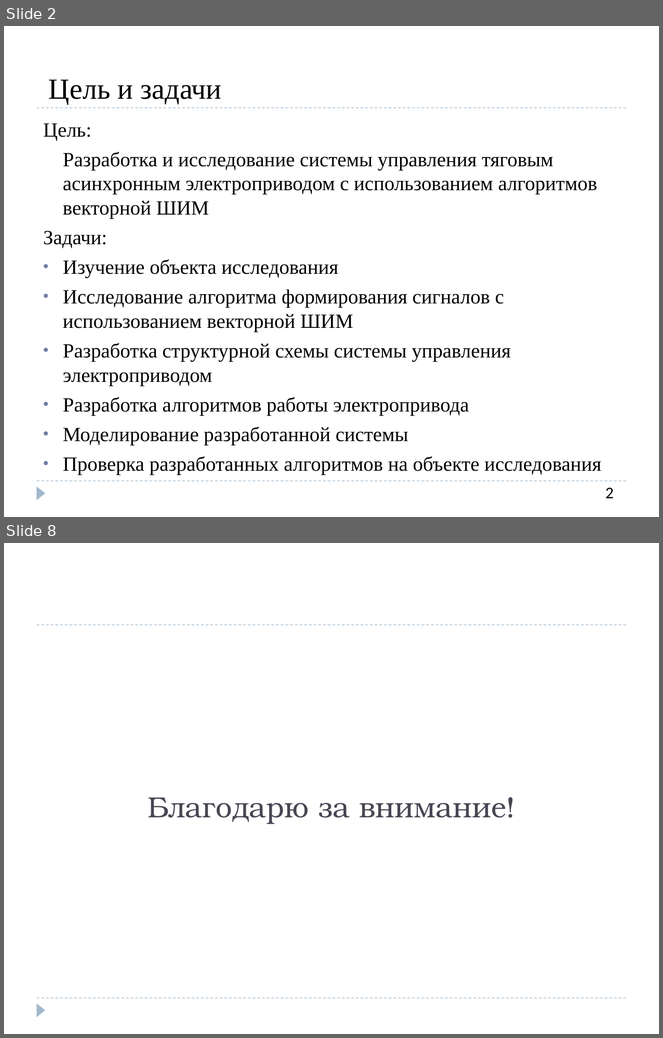
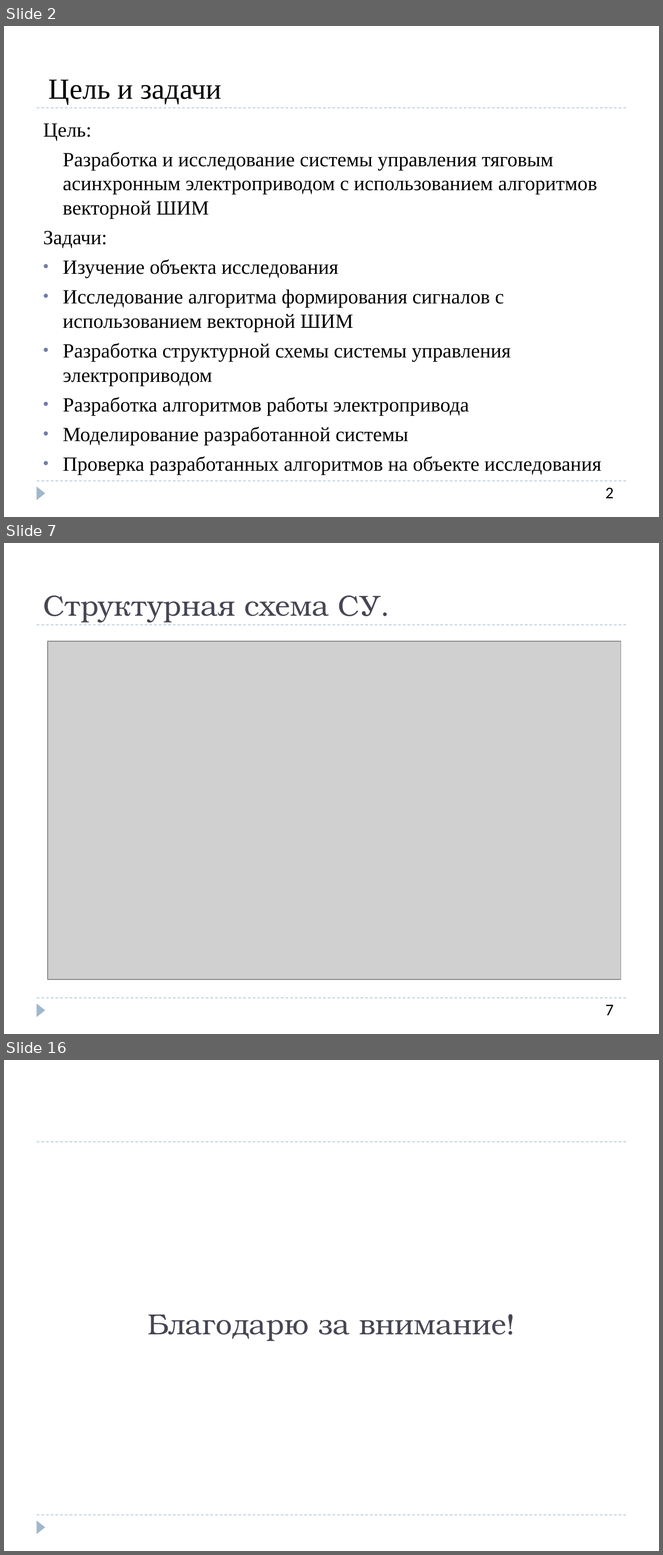
Before and after one commit to SozonovAA/dissertation, a slide deck: Конечный вариант/СозоновА.А._5404_Презентация к диплому.pptx. Shown one above the other, each under a label of ours: slides 2 and 8 before the commit, slides 2, 7 and 16 after it; the slides between them are not shown. The pictures are 663x1038 and 663x1555 pixels, drawn with LibreOffice and Linux fonts; fonts in the diff are those of the drawing; grey boxes stand for pictures. Boxes give left, top, right and bottom in pixels: in the first picture for what was removed or moved away, otherwise in the second. Text is boxed around its words. In the diff, an @@ line names an element or a change of style, - is before the commit and + after.

```diff
--- a/Конечный вариант/СозоновА.А._5404_Презентация к диплому.pptx
+++ b/Конечный вариант/СозоновА.А._5404_Презентация к диплому.pptx
@@ slide 7 added at [4,543,659,1034], background #FFFFFF; not listed: 3 template elements that a slide beside it also shows @@
@@ title added at [43,596,380,623], 32 pt, text #464653 @@
+Структурная схема СУ.
@@ picture added at [48,641,621,980] @@
@@ text added at [606,1005,614,1016], 18 pt, text #000000 @@
+7
@@ what was slide 8 is now slide 16 @@
```
Also in this commit, not shown: 5 slides changed, 7 other slides added, 1 other file.
